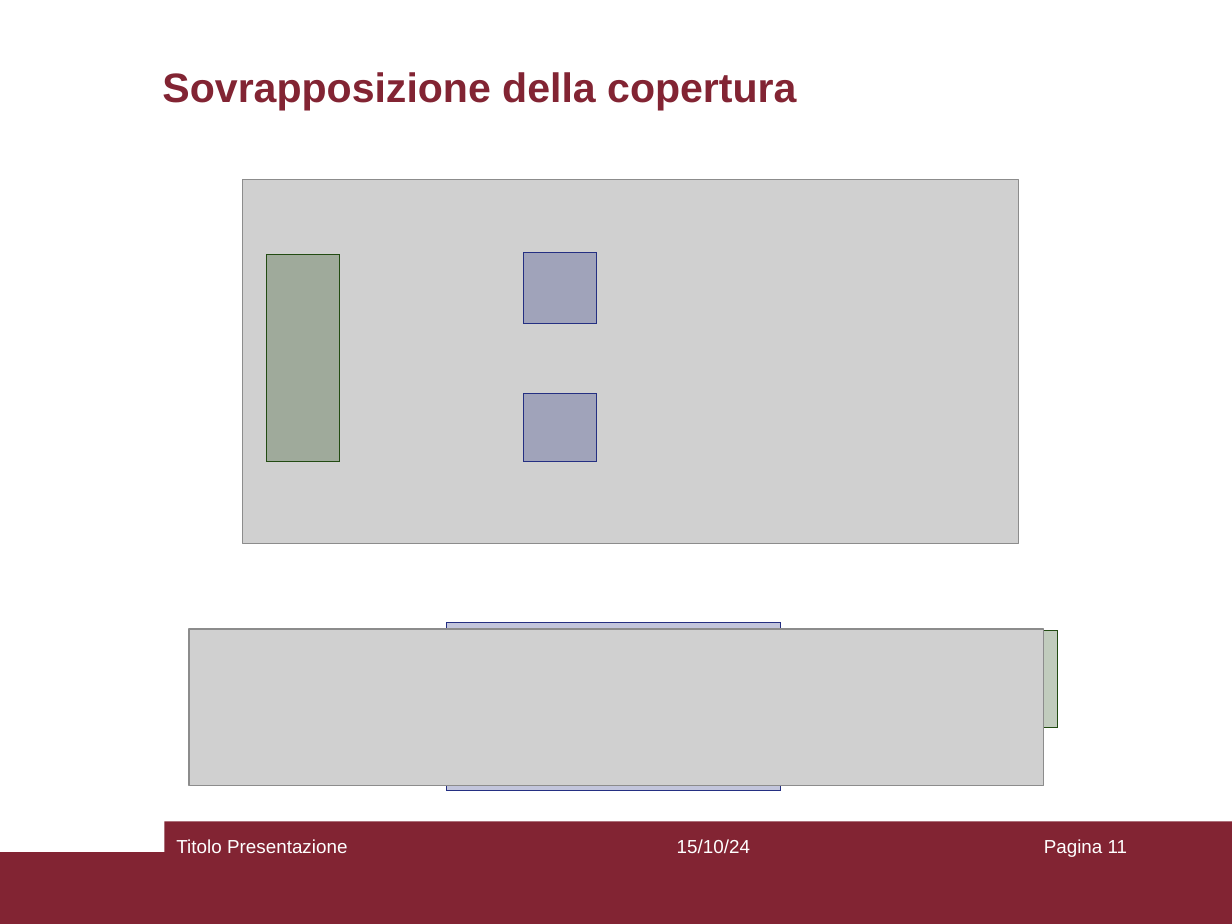
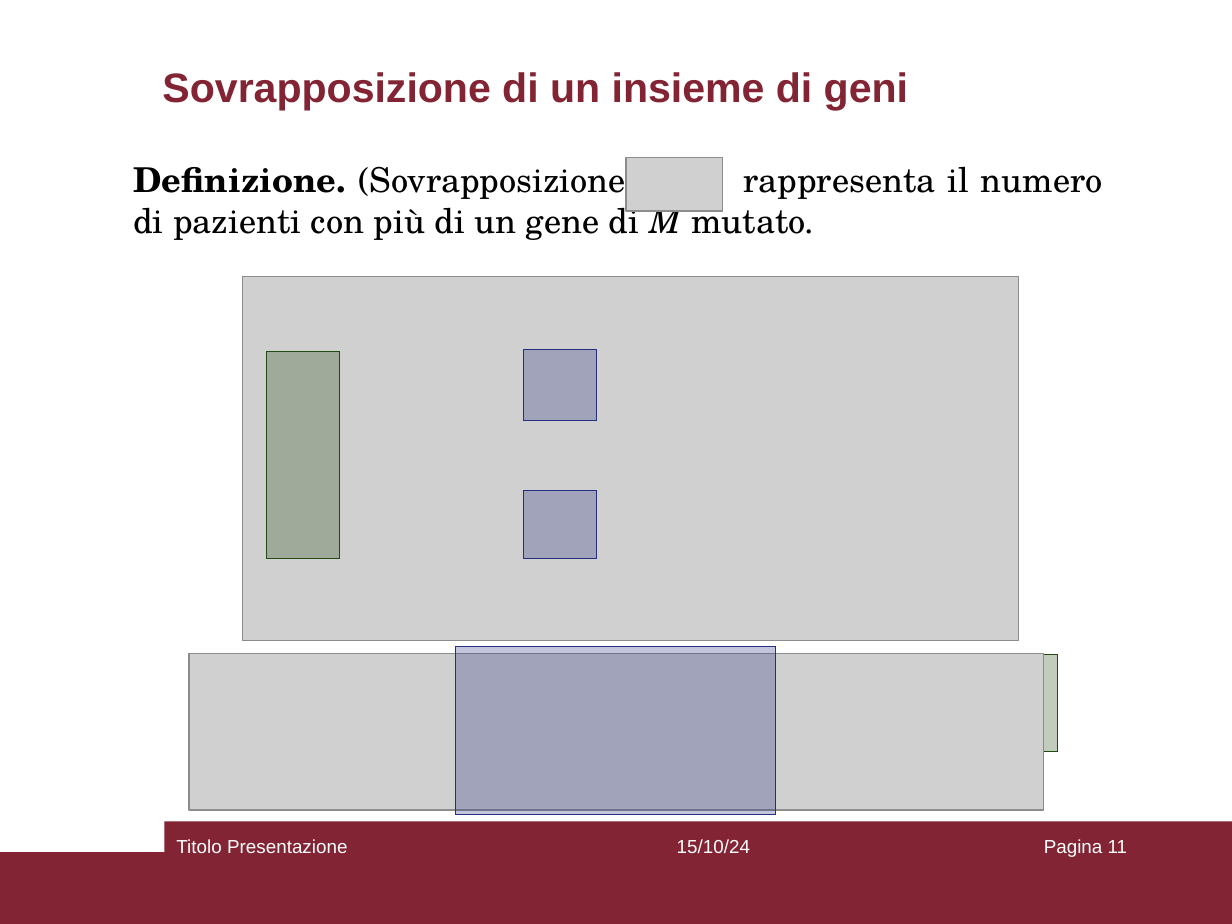
Before and after one commit to aflaag/bsc-thesis, a slide deck: slide 11 of presentation/slides.odp. Drawn at 1232x924 pixels with LibreOffice and Linux fonts; fonts in the diff are those of the drawing; grey boxes stand for pictures. Boxes give left, top, right and bottom in pixels: in the first picture for what was removed or moved away, otherwise in the second. Text is boxed around its words. In the diff, an @@ line names an element or a change of style, - is before the commit and + after.

Commit message:
added text to slides

```diff
--- a/presentation/slides.odp
+++ b/presentation/slides.odp
@@ title at box(162, 72, 908, 110): text changed @@
-Sovrapposizione della copertura
+Sovrapposizione di un insieme di geni
@@ text added at box(133, 158, 1103, 243), 20 pt, text #000000 @@
+Definizione. (Sovrapposizione) rappresenta il numero di pazienti con più di un gene di M mutato.
@@ picture added at box(626, 158, 723, 211) @@
@@ 2 rectangles, 1 picture: place and size @@
-2 rectangles, 1 picture at box(243, 180, 1019, 543)
+2 rectangles, 1 picture at box(243, 276, 1019, 641)
@@ rectangle: place and size @@
-rectangle at box(524, 393, 596, 462)
+rectangle at box(524, 349, 596, 420)
@@ rectangle: place and size @@
-rectangle at box(524, 253, 596, 324)
+rectangle at box(524, 490, 596, 559)
@@ picture: place and size @@
-picture at box(190, 630, 1045, 786)
+picture at box(190, 653, 1045, 809)
@@ rectangle: place and size @@
-rectangle at box(446, 622, 781, 791)
+rectangle at box(456, 647, 776, 816)
@@ rectangle: place and size @@
-rectangle at box(839, 631, 1057, 728)
+rectangle at box(839, 654, 1057, 752)
```
Also in this commit, not shown: 18 other slides changed, 4 other files.
